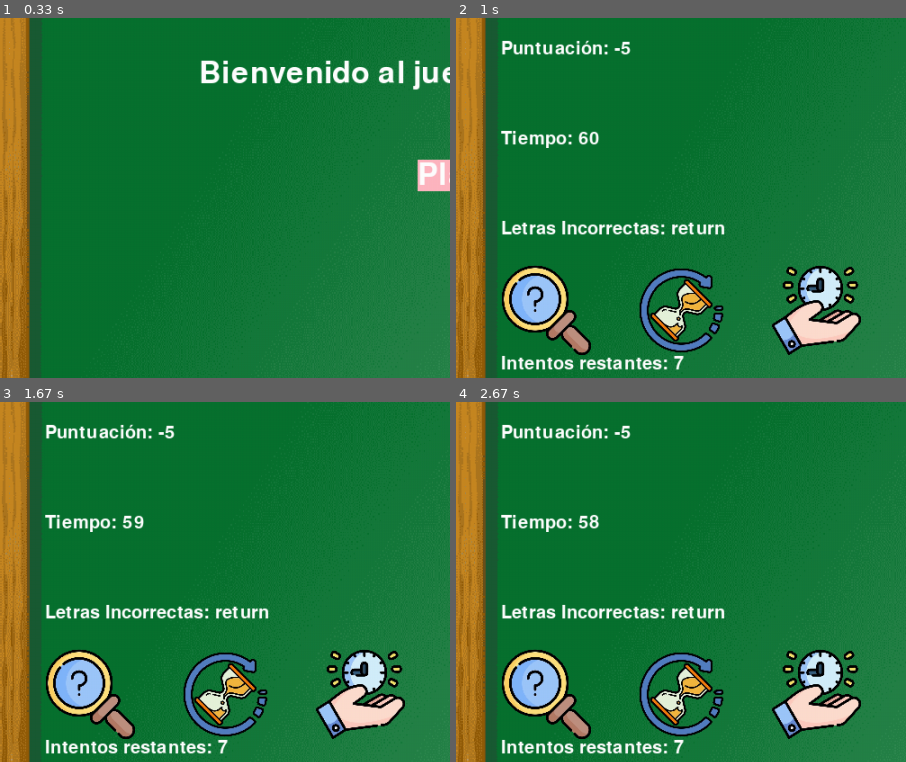
Above: before the commit, frames 1-4 (two rows, left to right).
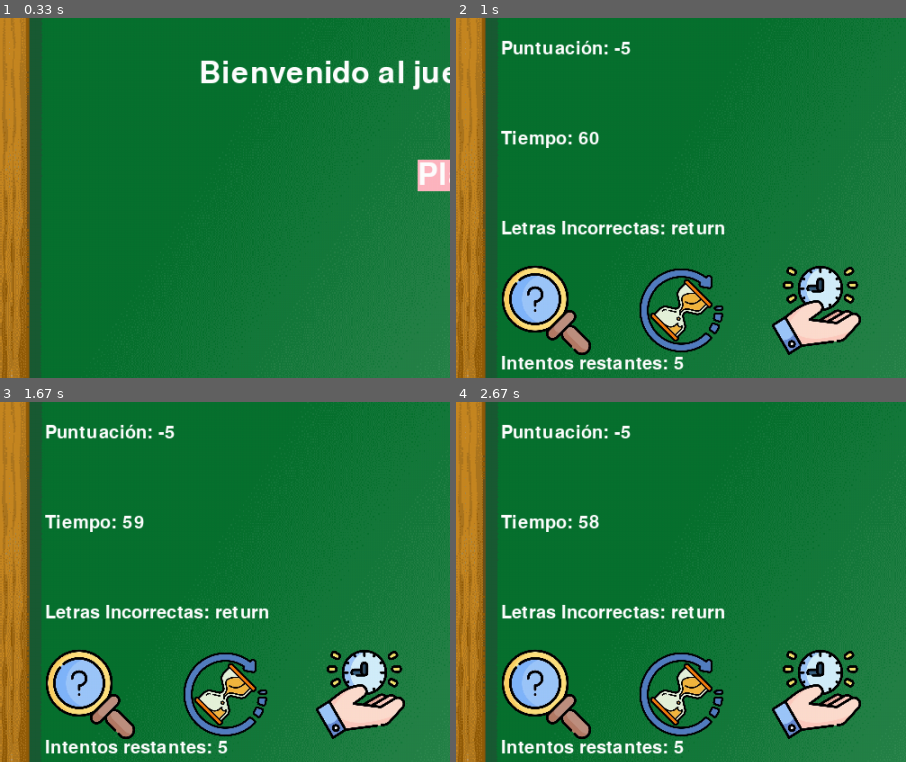
Above: after the commit, the same moments.

Repository: Jeronimo-Cordoba01/Pygame-Ahorcado
Game: pygame game, started from Juego/Main.py
Two runs of this game, one before a commit and one after it. Both use one fixed random seed, a clock stepped at 60 frames per second and the inputs below.
Inputs (mouse positions are % of the whole screen's width and height, from its top left):
- Up to frame 1 (0.33 s): no input
- Up to frame 2 (1 s): click (50, 50) at 0.38 s; tap Enter at 0.67 s
- Up to frame 3 (1.67 s): click (10, 69) at 1.05 s; click (87, 85) at 1.38 s
- Up to frame 4 (2.67 s): no input
The pictures show only the part of the screen within x 0-50%, y 28-78%; the shares and areas given below are measured in that part.

Frame 1 is identical in both runs. In frame 2, less than 0.1% of the frame differs, in the area x 48-51%, y 93-98%; in frame 3, less than 0.1%; in frame 4, less than 0.1%.

Commit message:
Jeje lo arregle

Diff:
--- a/Juego/Funciones.py
+++ b/Juego/Funciones.py
@@ -71,6 +71,11 @@
     letras_incorrectas['letras'] = letras_incorrectas.get('letras', []) + [letra]
     guardar_json(path, letras_incorrectas)
 
+def limpiar_letras_incorrectas(path: str = r'Recursos\Archivos\Letras_incorrectas.json'):
+    letras_incorrectas = {'letras': []}
+    guardar_json(path, letras_incorrectas)
+
+
 #comodin descubrir_letra
 def descubrir_letra(palabra, letras_adivinadas):
     letras_disponibles = [letra for letra in palabra if letra not in letras_adivinadas]
--- a/Juego/Main.py
+++ b/Juego/Main.py
@@ -133,6 +133,7 @@
     font = pygame.font.SysFont("appleberry", 50)
     pantalla_de_inicio(screen, pizarra, font, ANCHO, ALTO)
 
+    limpiar_letras_incorrectas()
     tematica, palabra = seleccionar_palabra(tematicas_palabras)
     letras_adivinadas = []
     letras_incorrectas = cargar_json(r'Recursos\Archivos\Letras_incorrectas.json').get('letras', [])
@@ -143,7 +144,7 @@
     comodin_letra_usado = False
     comodin_tiempo_extra_usado = False
     comodin_multiplicar_tiempo_usado = False
-    intentos_restantes = 8
+    intentos_restantes = 6
 
     font = pygame.font.SysFont("appleberry", 30)
     clock = pygame.time.Clock()
@@ -160,7 +161,7 @@
         screen.blit(comodin_letra, comodin_letra_pos)
         screen.blit(comodin_tiempo_extra, comodin_tiempo_pos)
         screen.blit(comodin_multiplicar_tiempo, comodin_multiplicar_pos)
-        #screen.blit(ahorcado_imagenes[8 - intentos_restantes])
+        #screen.blit(ahorcado_imagenes[6 - intentos_restantes])
 
         palabra_mostrada = ' '.join([letra if letra in letras_adivinadas else '_' for letra in palabra])
         mostrar_texto(f"Temática: {tematica}", (50, 50))
--- /dev/null
+++ b/Recursos/Archivos/Letras_incorrectas.json
@@ -0,0 +1 @@
+{"letras": ["i", "r", "o", "p", "g", "k"]}
--- /dev/null
+++ b/Recursos/Archivos/Puntuacion.json
@@ -0,0 +1 @@
+{"puntuacion": 0}
